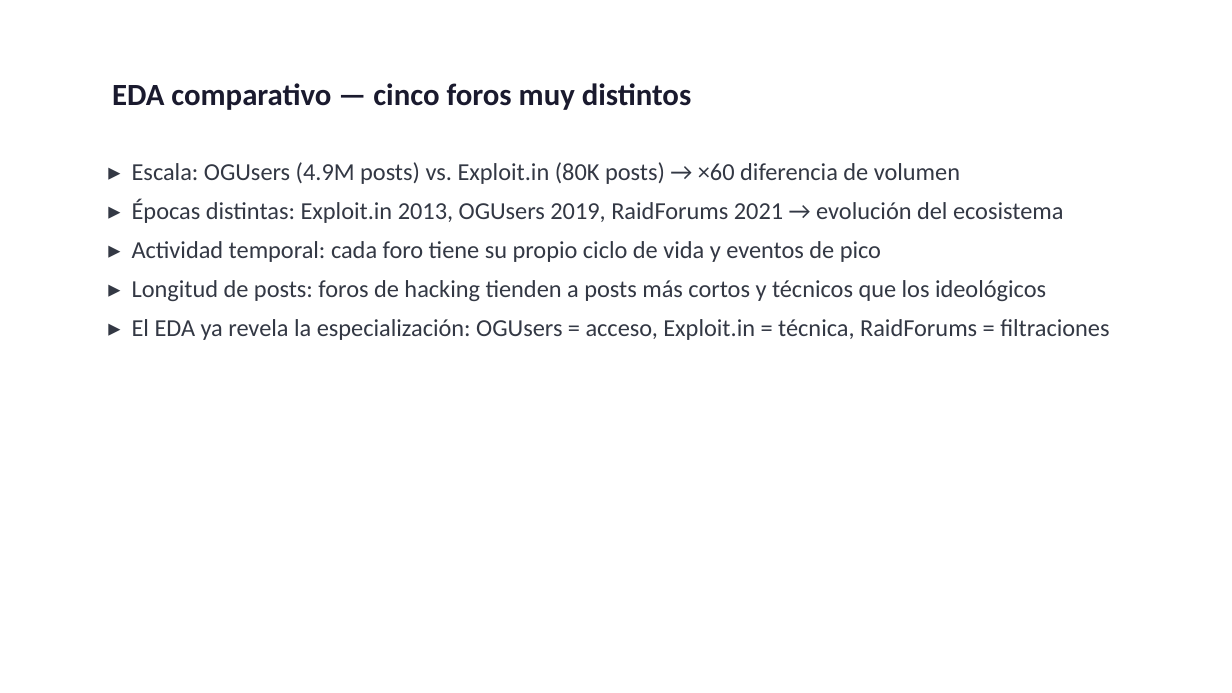
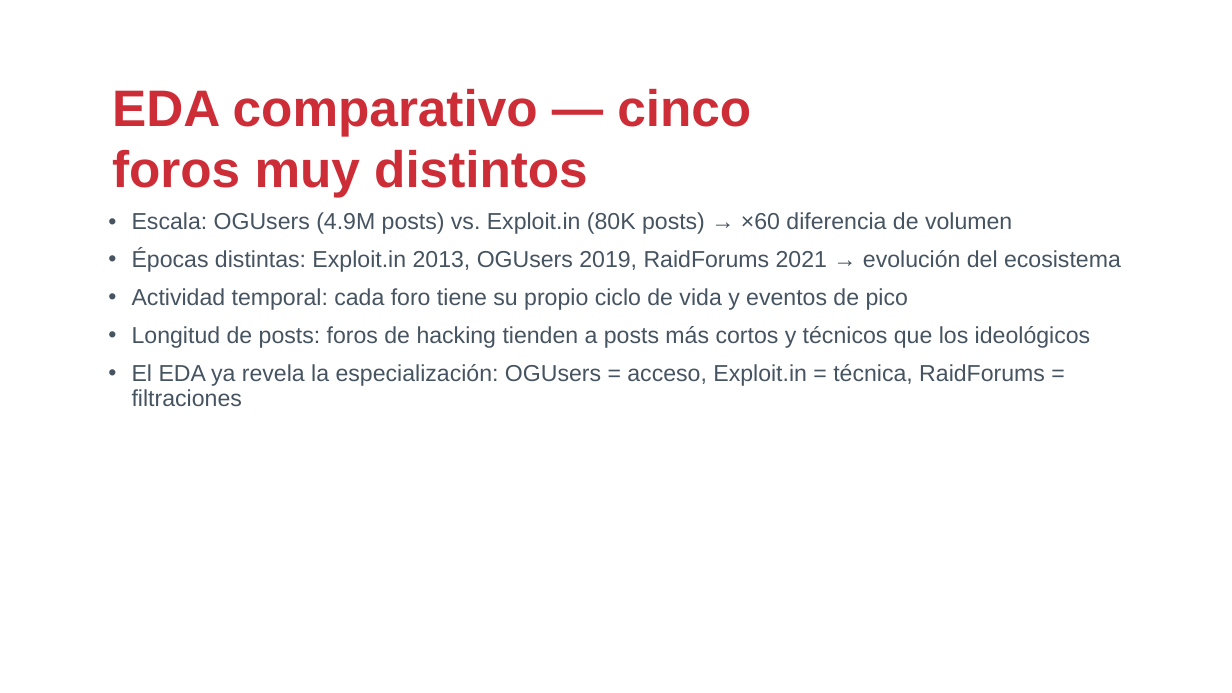
Before and after one commit to drj3ky11/FearOfTheDark, a slide deck: slide 6 of HackingForums/csbc26_caso_hackingforums.pptx. Drawn at 1232x693 pixels with LibreOffice and Linux fonts; fonts in the diff are those of the drawing; background and template pictures are left out. Boxes give left, top, right and bottom in pixels: in the first picture for what was removed or moved away, otherwise in the second. Text is boxed around its words. In the diff, an @@ line names an element or a change of style, - is before the commit and + after.

```diff
--- a/HackingForums/csbc26_caso_hackingforums.pptx
+++ b/HackingForums/csbc26_caso_hackingforums.pptx
@@ text "EDA comparativo — cinco foros ..." at box(112, 89, 751, 198): size 24 to 40 pt, font Calibri to Arial, text colour #1A1A2E to #CD2D37 @@
@@ text at box(132, 212, 1121, 406): text changed; size 19 to 18 pt; font Calibri to Arial; text colour #333844 to #465461 @@
-▸ Escala: OGUsers (4.9M posts) vs. Exploit.in (80K posts) → ×60 diferencia de volumen
-▸ Épocas distintas: Exploit.in 2013, OGUsers 2019, RaidForums 2021 → evolución del ecosistema
-▸ Actividad temporal: cada foro tiene su propio ciclo de vida y eventos de pico
-▸ Longitud de posts: foros de hacking tienden a posts más cortos y técnicos que los ideológicos
-▸ El EDA ya revela la especialización: OGUsers = acceso, Exploit.in = técnica, RaidForums = filtraciones
+• Escala: OGUsers (4.9M posts) vs. Exploit.in (80K posts) → ×60 diferencia de volumen
+• Épocas distintas: Exploit.in 2013, OGUsers 2019, RaidForums 2021 → evolución del ecosistema
+• Actividad temporal: cada foro tiene su propio ciclo de vida y eventos de pico
+• Longitud de posts: foros de hacking tienden a posts más cortos y técnicos que los ideológicos
+• El EDA ya revela la especialización: OGUsers = acceso, Exploit.in = técnica, RaidForums = filtraciones
```
Also in this commit, not shown: 20 other slides changed, 7 other files.
